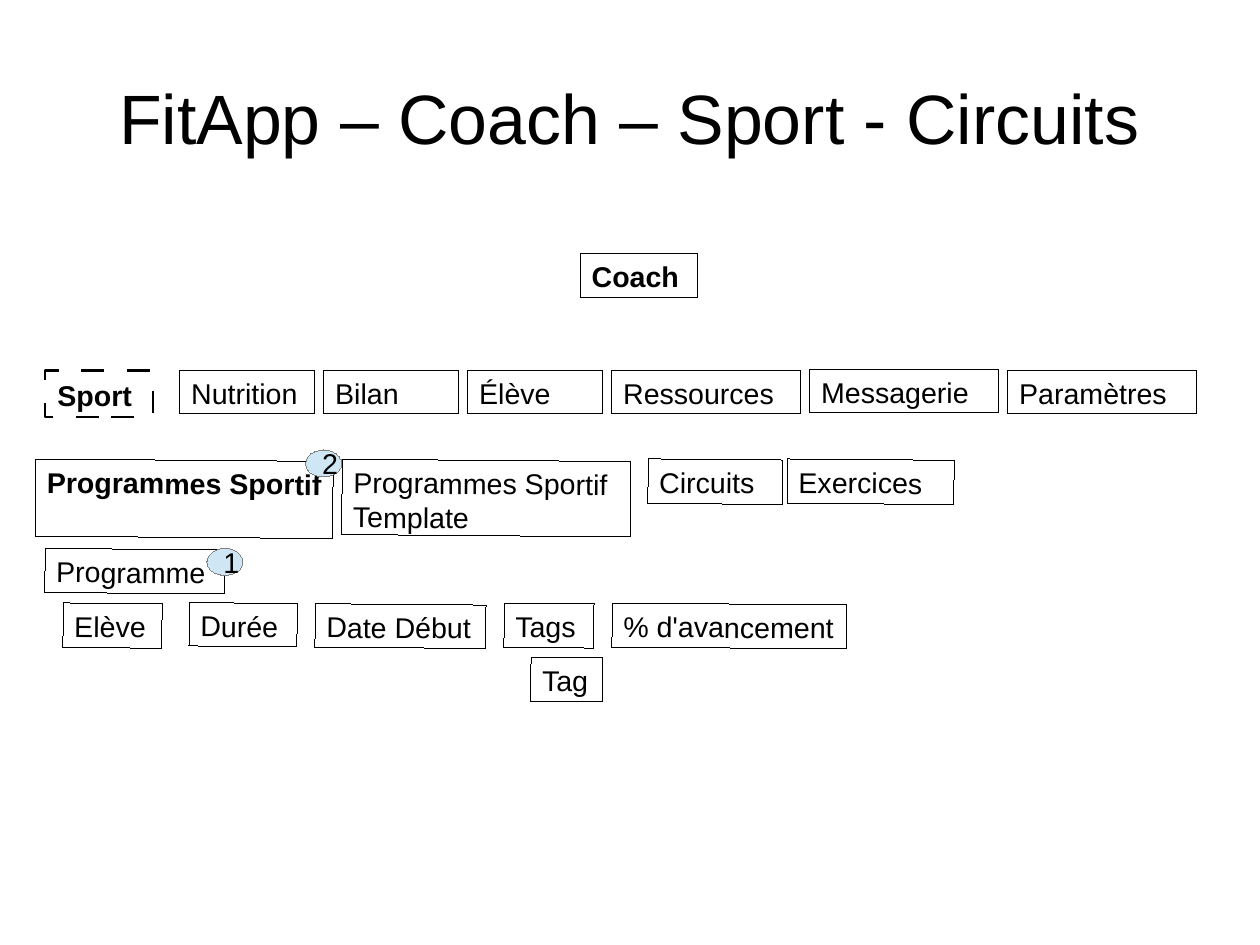
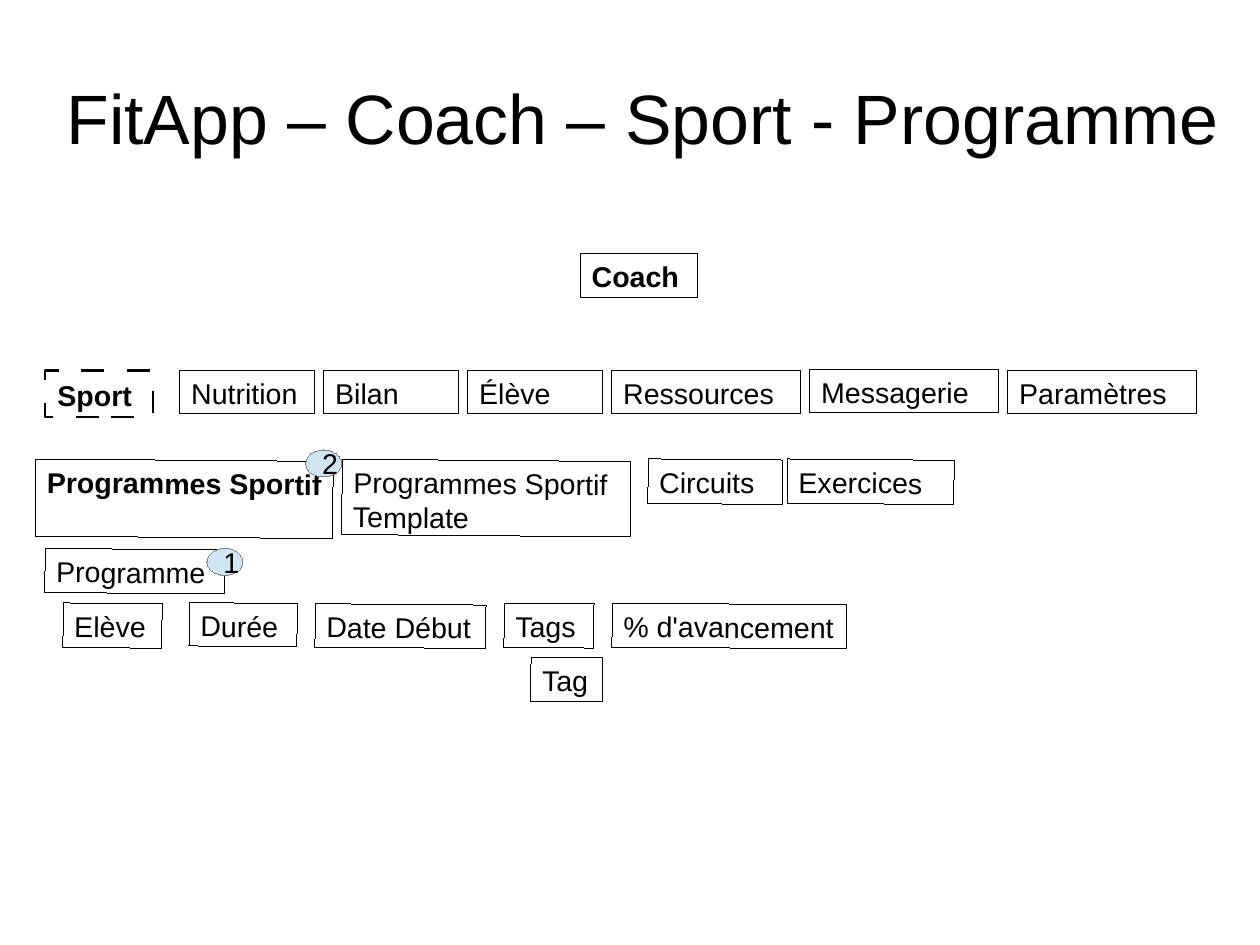
Before and after one commit to NicolasGavard/WebVysionSportV2, a slide deck: slide 22 of Documentations/FitApp.odp (slide 8 before the commit). Drawn at 1260x945 pixels with LibreOffice and Linux fonts; fonts in the diff are those of the drawing. Boxes give left, top, right and bottom in pixels: in the first picture for what was removed or moved away, otherwise in the second. Text is boxed around its words. In the diff, an @@ line names an element or a change of style, - is before the commit and + after.

```diff
--- a/Documentations/FitApp.odp
+++ b/Documentations/FitApp.odp
@@ title at box(66, 93, 1219, 157): text changed @@
-FitApp – Coach – Sport - Circuits
+FitApp – Coach – Sport - Programme
```
Also in this commit, not shown: 4 other slides changed, 15 slides added.
